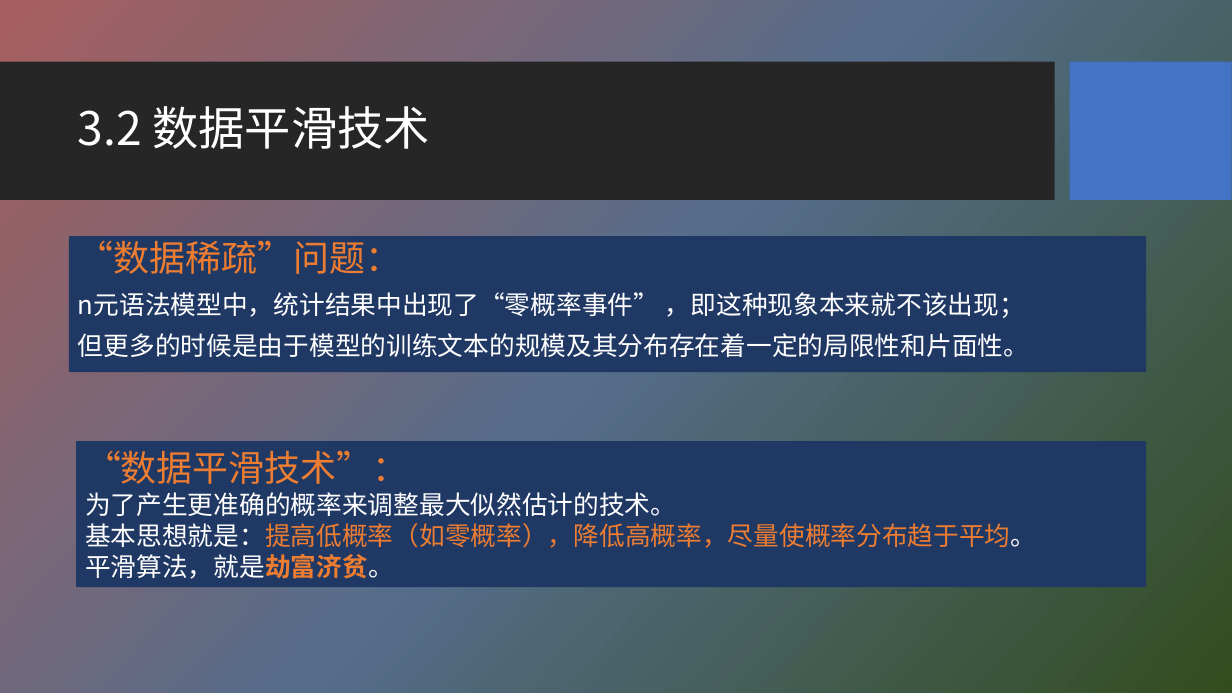
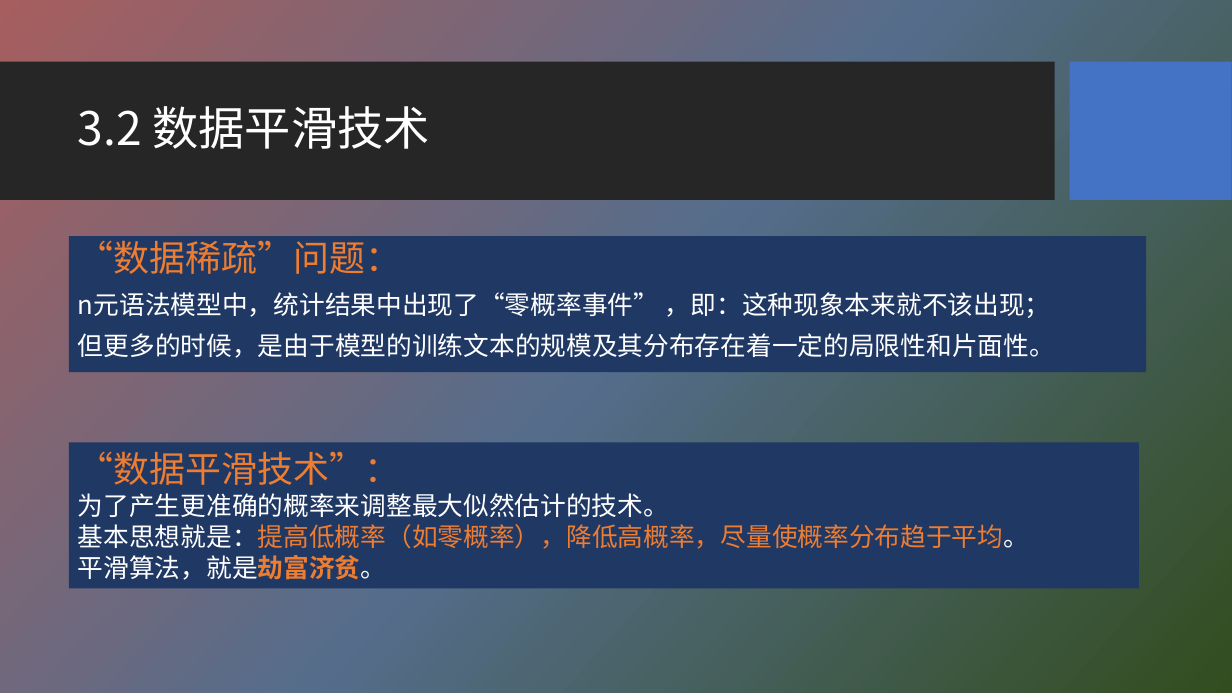
Before and after one commit to HBU/NLP_PPT, a slide deck: slide 10 of PPT-2020/ch03 n元语法模型.pptx. Drawn at 1232x693 pixels with LibreOffice and Linux fonts; fonts in the diff are those of the drawing; background and template pictures are left out. Boxes give left, top, right and bottom in pixels: in the first picture for what was removed or moved away, otherwise in the second. Text is boxed around its words. In the diff, an @@ line names an element or a change of style, - is before the commit and + after.

```diff
--- a/PPT-2020/ch03 n元语法模型.pptx
+++ b/PPT-2020/ch03 n元语法模型.pptx
@@ text at (78,292,1055,358): text changed @@
-n元语法模型中，统计结果中出现了“零概率事件” ，即这种现象本来就不该出现；
-但更多的时候是由于模型的训练文本的规模及其分布存在着一定的局限性和片面性。
+n元语法模型中，统计结果中出现了“零概率事件” ，即：这种现象本来就不该出现；
+但更多的时候，是由于模型的训练文本的规模及其分布存在着一定的局限性和片面性。
@@ rectangle "“数据平滑技术”：": place and size @@
-rectangle "“数据平滑技术”：" at (76,441,1146,587)
+rectangle "“数据平滑技术”：" at (68,443,1139,589)
```
Also in this commit, not shown: 16 other slides changed, 1 slide removed.
